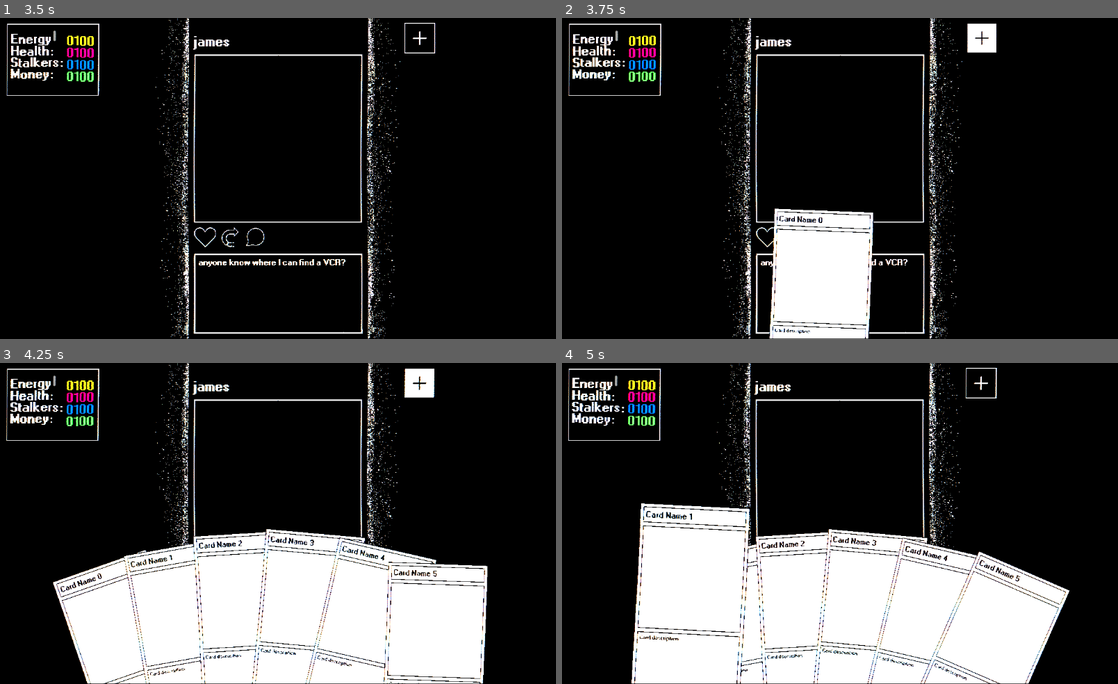
Above: before the commit, frames 1-4 (two rows, left to right).
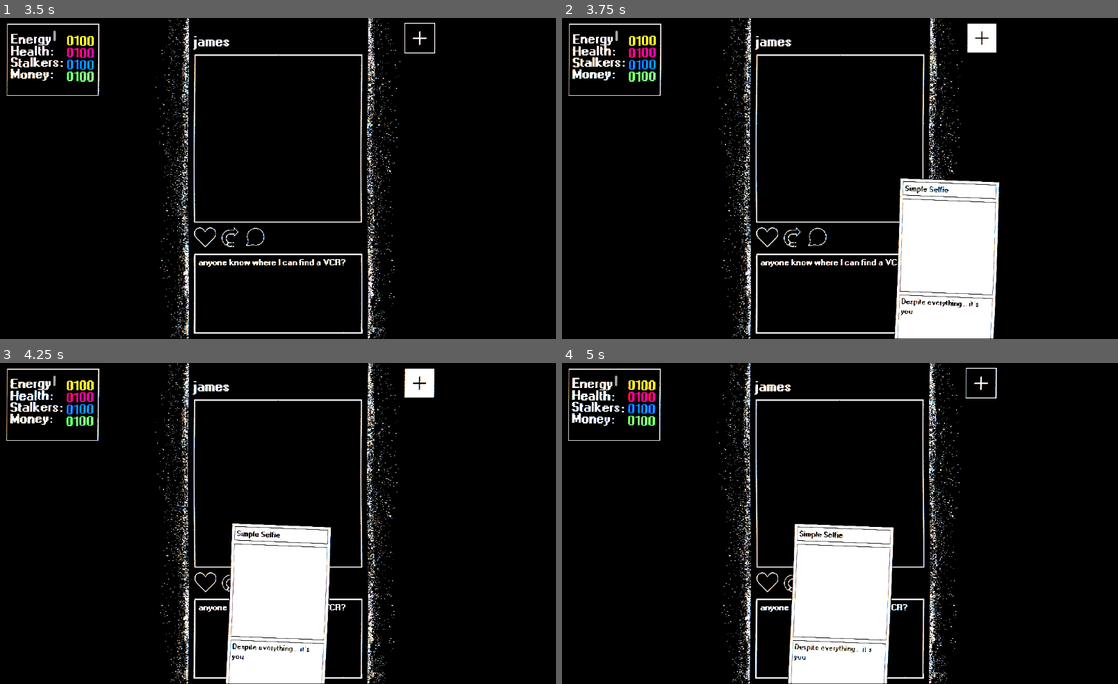
Above: after the commit, the same moments.

Repository: AdamCMunro/social-game
Game: Godot game, scene res://main.tscn
Two runs of this game, one before a commit and one after it. Both use one fixed random seed, a clock stepped at 60 frames per second and the inputs below.
Inputs (mouse positions are in pixels of both pictures, inside the frame that each line leads up to):
- Up to frame 1 (3.5 s): click "Feed" at 0.5 s; tap Enter at 1.25 s; move the mouse to (278, 178) at 1.27 s; click (278, 178) at 1.42 s; move the mouse to (278, 178) at 2.02 s; hold Down 2.03-2.78 s; click (278, 178) at 2.17 s; move the mouse to (278, 178) at 2.77 s; click (278, 178) at 2.92 s
- Up to frame 2 (3.75 s): move the mouse to (979, 37) at 3.52 s; click (979, 37) at 3.67 s
- Up to frame 3 (4.25 s): no input
- Up to frame 4 (5 s): move the mouse to (689, 648) at 4.27 s; hold Down from 4.28 s (still down); click (689, 648) at 4.42 s

Frame 1 is identical in both runs. In frame 2, 16% of the frame differs, in the area x 37-79%, y 50-100%; in frame 3, 25%; in frame 4, 27%, in the area x 12-92%, y 43-100%.

Commit message:
added player post json

Diff:
--- a/social-game/card.gd
+++ b/social-game/card.gd
@@ -25,9 +25,18 @@
 var last_stop = Vector2.ZERO
 
 var offset = Vector2.ZERO
+
+var id
+var title
+var description
+var stats
+
 # Called when the node enters the scene tree for the first time.
 func _ready() -> void:
 	_prepare_drift()
+
+	$CardBody/CardName.text = title
+	$CardBody/CardDescription.text = description
 
 # Called every frame. 'delta' is the elapsed time since the previous frame.
 func _process(delta: float) -> void:
--- a/social-game/card.tscn
+++ b/social-game/card.tscn
@@ -7,21 +7,23 @@
 [sub_resource type="RectangleShape2D" id="RectangleShape2D_rjlel"]
 size = Vector2(318, 570)
 
-[node name="Card" type="Node2D"]
+[node name="Card" type="Node2D" unique_id=310018081]
 z_index = 2
 script = ExtResource("1_q5obu")
 metadata/_edit_group_ = true
 
-[node name="CardBody" type="Area2D" parent="."]
+[node name="CardBody" type="Area2D" parent="." unique_id=1319995654]
 
-[node name="Sprite2D" type="Sprite2D" parent="CardBody"]
+[node name="Sprite2D" type="Sprite2D" parent="CardBody" unique_id=1665767449]
+texture_filter = 4
 texture = ExtResource("1_kikvd")
 
-[node name="CollisionShape2D" type="CollisionShape2D" parent="CardBody"]
+[node name="CollisionShape2D" type="CollisionShape2D" parent="CardBody" unique_id=622186189]
 position = Vector2(1, 0)
 shape = SubResource("RectangleShape2D_rjlel")
 
-[node name="CardName" type="Label" parent="CardBody"]
+[node name="CardName" type="Label" parent="CardBody" unique_id=689630767]
+texture_filter = 3
 offset_left = -142.0
 offset_top = -269.0
 offset_right = -22.0
@@ -31,16 +33,18 @@
 theme_override_font_sizes/font_size = 24
 text = "Card Name"
 
-[node name="CardDescription" type="Label" parent="CardBody"]
+[node name="CardDescription" type="Label" parent="CardBody" unique_id=1089125879]
+texture_filter = 3
 offset_left = -142.0
 offset_top = 95.0
-offset_right = -51.0
-offset_bottom = 118.0
+offset_right = 85.19998
+offset_bottom = 236.6
 scale = Vector2(1.25, 1.25)
 theme_override_colors/font_color = Color(0, 0, 0, 1)
 theme_override_fonts/font = ExtResource("2_rjlel")
-theme_override_font_sizes/font_size = 12
+theme_override_font_sizes/font_size = 18
 text = "Card description"
+autowrap_mode = 3
 
 [connection signal="input_event" from="CardBody" to="." method="_on_card_body_input_event"]
 [connection signal="mouse_entered" from="CardBody" to="." method="_on_card_body_mouse_entered"]
--- a/social-game/player.gd
+++ b/social-game/player.gd
@@ -21,12 +21,16 @@
 
 var deck := []
 
+var cards_data
+
 # Called when the node enters the scene tree for the first time.
 func _ready() -> void:
-	for i in range(6):
-		var card_instance = card_scene.instantiate()
-		deck.append(card_instance)
-		card_instance.get_node("CardBody/CardName").text = str("Card Name ", i)
+	var card_instance = card_scene.instantiate()
+	cards_data = _json_decode("res://posts/player_post_dict.json")
+
+	deck.append(card_instance)
+	_populate_card_details(card_instance, cards_data[0])
+
 	_update_energy(100)
 	_update_health(100)
 	_update_followers(100)
@@ -83,3 +87,19 @@
 		label.text = str("[wave amp=11.0 freq=2.5 connected=0]0", val, "[/wave]")
 	else:
 		label.text = str("[wave amp=11.0 freq=2.5 connected=0]", val, "[/wave]")
+
+func _json_decode(file_path: String) -> Array:
+	var content = FileAccess.get_file_as_string(file_path)
+	var data = JSON.parse_string(content)
+
+	if typeof(data) == TYPE_ARRAY:
+		return data as Array
+
+	push_error("Failed to parse JSON, or the root is not an Array.")
+	return []
+
+func _populate_card_details(card, data):
+	card.id = data.id
+	card.title = data.name
+	card.description = data.description
+	card.stats = data.stats
--- /dev/null
+++ b/social-game/posts/player_post_dict.json
@@ -0,0 +1,7 @@
+[{"id":0,
+"name":"Simple Selfie",
+"description":"Despite everything... it's you",
+"stats":{"energy":-5,
+		"health":5,
+		"followers":2,
+		"money":0}}]
Not shown: 1 places in social-game/card.tscn that only renumber resources
